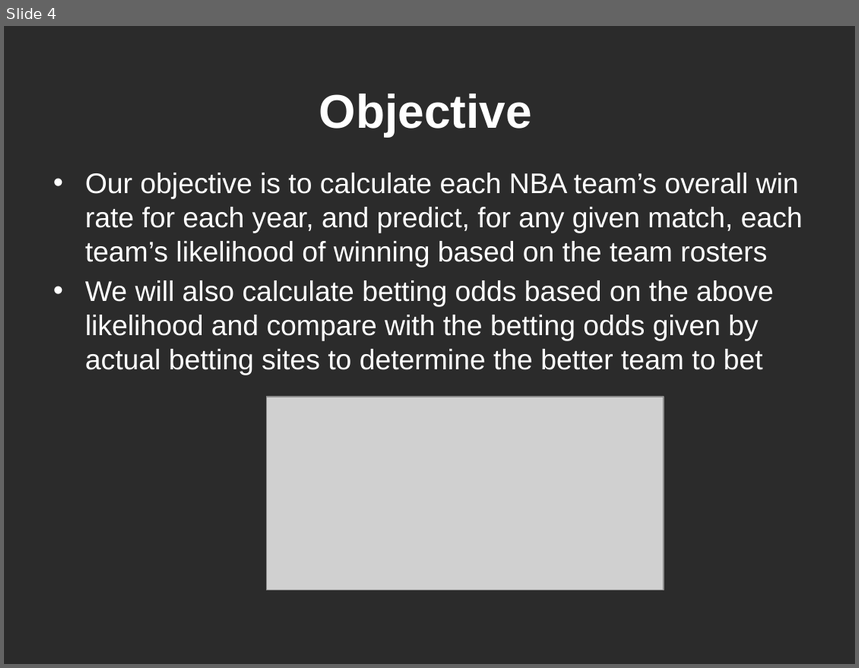
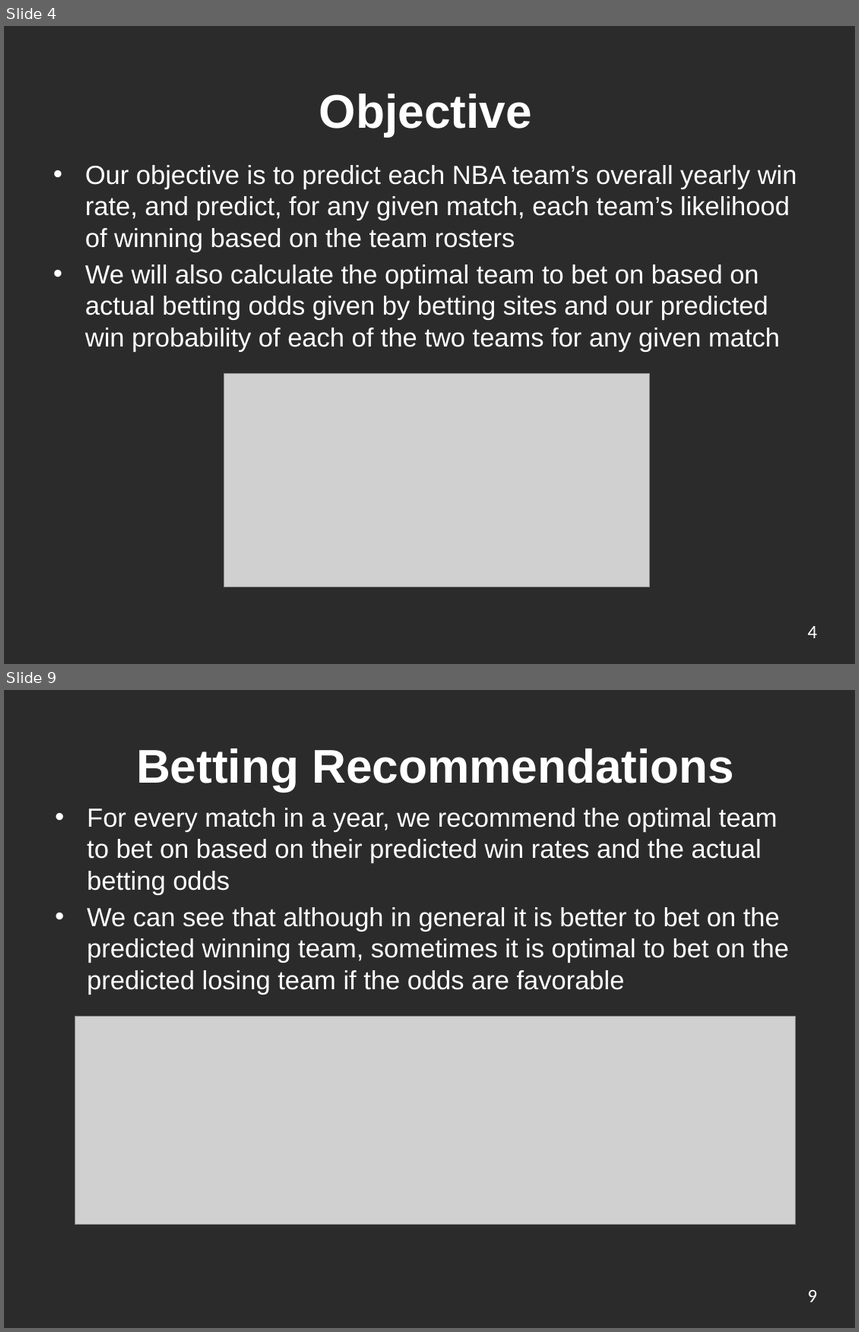
Before and after one commit to ickletsmulet/ECE-143-Group-19, a slide deck: Presentation.pptx. Shown one above the other, each under a label of ours: slide 4 before the commit, slides 4 and 9 after it; the slides between them are not shown. The pictures are 859x668 and 859x1332 pixels, drawn with LibreOffice and Linux fonts; fonts in the diff are those of the drawing; grey boxes stand for pictures; background and template pictures are left out; a plain dark background stands for a picture behind light text. Boxes give left, top, right and bottom in pixels: in the first picture for what was removed or moved away, otherwise in the second. Text is boxed around its words. In the diff, an @@ line names an element or a change of style, - is before the commit and + after.

```diff
--- a/Presentation.pptx
+++ b/Presentation.pptx
@@ slide 9 added at (4,690,855,1328), background picture (left out) @@
@@ title added at (136,749,734,792), 40 pt, text #FFFFFF, bold @@
+Betting Recommendations
@@ text added at (87,808,789,995), 22.2 pt, text #FFFFFF @@
+• For every match in a year, we recommend the optimal team to bet on based on their predicted win rates and the actual betting odds
+• We can see that although in general it is better to bet on the predicted winning team, sometimes it is optimal to bet on the predicted losing team if the odds are favorable
@@ picture added at (75,1016,796,1224) @@
@@ page number added at (808,1290,818,1303), 16 pt, text #FFFFFF @@
+9
@@ slide 4 changed as well @@
@@ text at (85,165,797,352): text changed; size 24 to 22.2 pt @@
-• Our objective is to calculate each NBA team’s overall win rate for each year, and predict, for any given match, each team’s likelihood of winning based on the team rosters
-• We will also calculate betting odds based on the above likelihood and compare with the betting odds given by actual betting sites to determine the better team to bet
+• Our objective is to predict each NBA team’s overall yearly win rate, and predict, for any given match, each team’s likelihood of winning based on the team rosters
+• We will also calculate the optimal team to bet on based on actual betting odds given by betting sites and our predicted win probability of each of the two teams for any given match
@@ picture: place and size @@
-picture at (266,397,664,591)
+picture at (224,373,649,588)
@@ page number added at (808,626,818,639), 16 pt, text #FFFFFF @@
+4
```
Also in this commit, not shown: 5 other slides changed, 5 other slides added, 1 slide removed.
